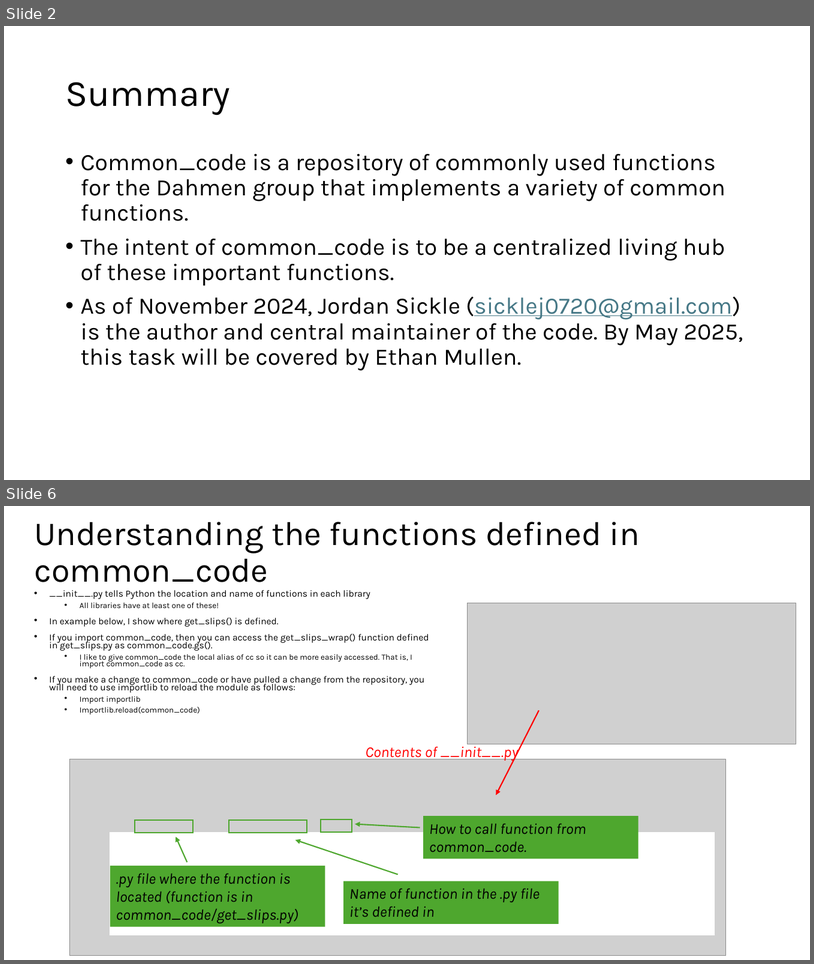
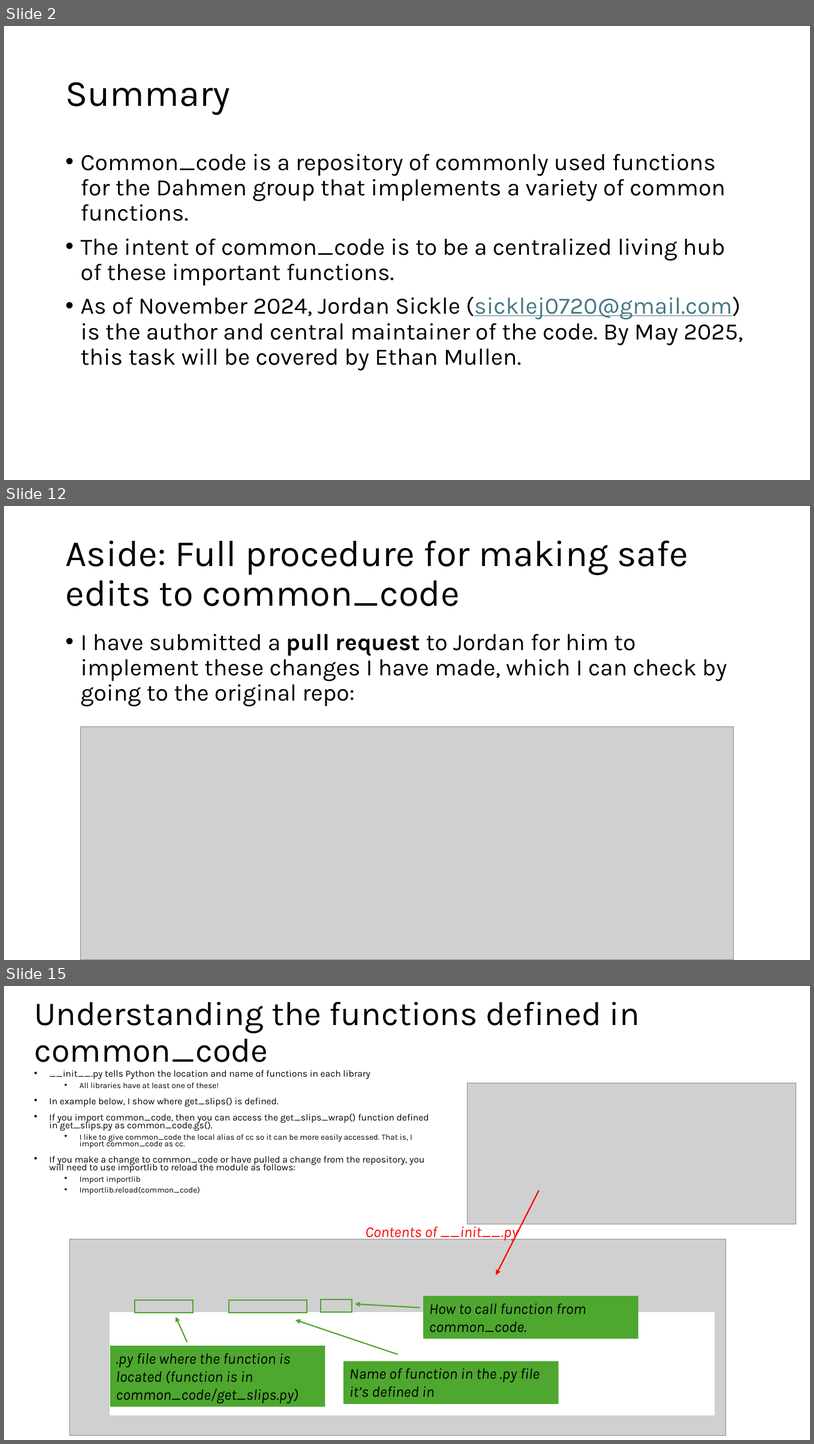
Before and after one commit to jmaniscool/common_code, a slide deck: start_guide.pptx. Shown one above the other, each under a label of ours: slides 2 and 6 before the commit, slides 2, 12 and 15 after it; the slides between them are not shown. The pictures are 814x964 and 814x1444 pixels, drawn with LibreOffice and Linux fonts; fonts in the diff are those of the drawing; grey boxes stand for pictures. Boxes give left, top, right and bottom in pixels: in the first picture for what was removed or moved away, otherwise in the second. Text is boxed around its words. In the diff, an @@ line names an element or a change of style, - is before the commit and + after.

```diff
--- a/start_guide.pptx
+++ b/start_guide.pptx
@@ slide 12 added at (x1=4, y1=506, x2=810, y2=960), background #FFFFFF @@
@@ title added at (x1=65, y1=540, x2=689, y2=606), 44 pt, text #000000 @@
+Aside: Full procedure for making safe edits to common_code
@@ text added at (x1=81, y1=634, x2=727, y2=706), 28 pt, text #000000 @@
+• I have submitted a pull request to Jordan for him to implement these changes I have made, which I can check by going to the original repo:
@@ picture added at (x1=81, y1=727, x2=734, y2=960) @@
@@ what was slide 6 is now slide 15 @@
```
Also in this commit, not shown: 4 slides changed, 7 other slides added.
